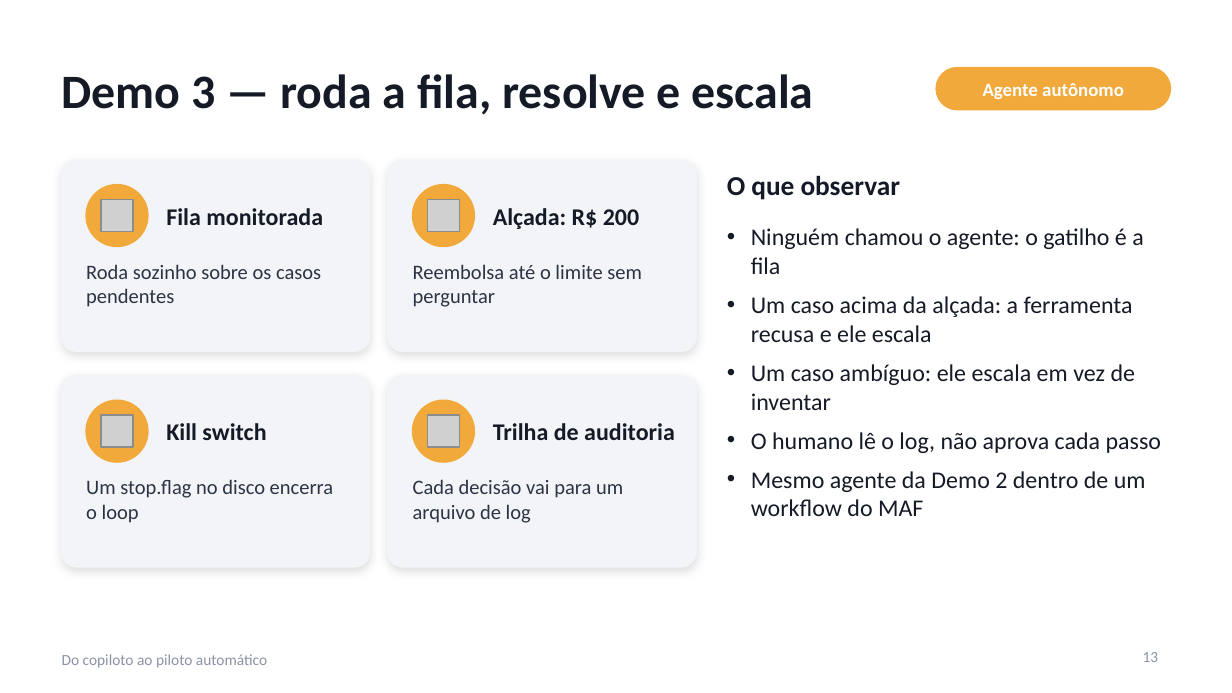
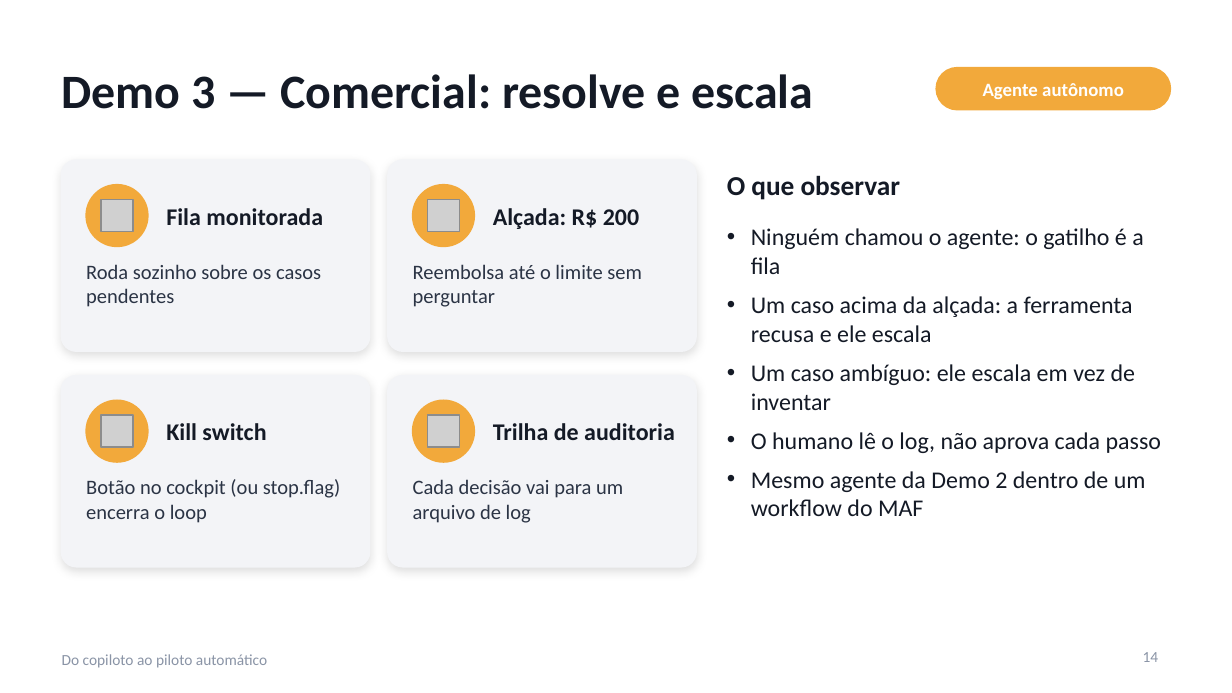
Before and after one commit to hsouzaeduardo/copiloto-piloto-automatico, a slide deck: slide 14 of slides/do-copiloto-ao-piloto-automatico.pptx (slide 13 before the commit). Drawn at 1232x693 pixels with LibreOffice and Linux fonts; fonts in the diff are those of the drawing; grey boxes stand for pictures. Boxes give left, top, right and bottom in pixels: in the first picture for what was removed or moved away, otherwise in the second. Text is boxed around its words. In the diff, an @@ line names an element or a change of style, - is before the commit and + after.

```diff
--- a/slides/do-copiloto-ao-piloto-automatico.pptx
+++ b/slides/do-copiloto-ao-piloto-automatico.pptx
@@ title at [62, 74, 813, 109]: text changed @@
-Demo 3 — roda a fila, resolve e escala
+Demo 3 — Comercial: resolve e escala
@@ text at [86, 479, 340, 523]: text changed @@
-Um stop.flag no disco encerra o loop
+Botão no cockpit (ou stop.flag) encerra o loop
@@ page number at [1143, 652, 1159, 662]: text changed @@
-13
+14
```
Also in this commit, not shown: 4 other slides changed, 4 slides added, 1 slide removed.
